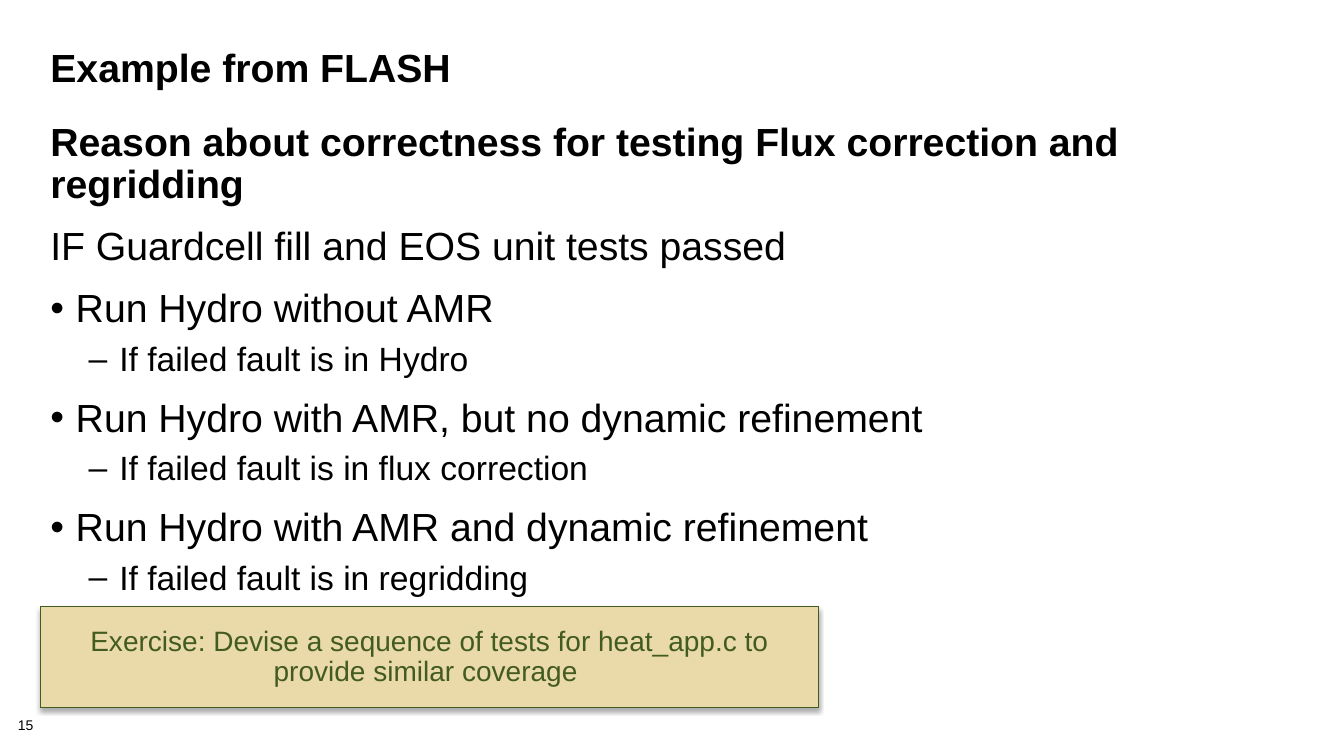
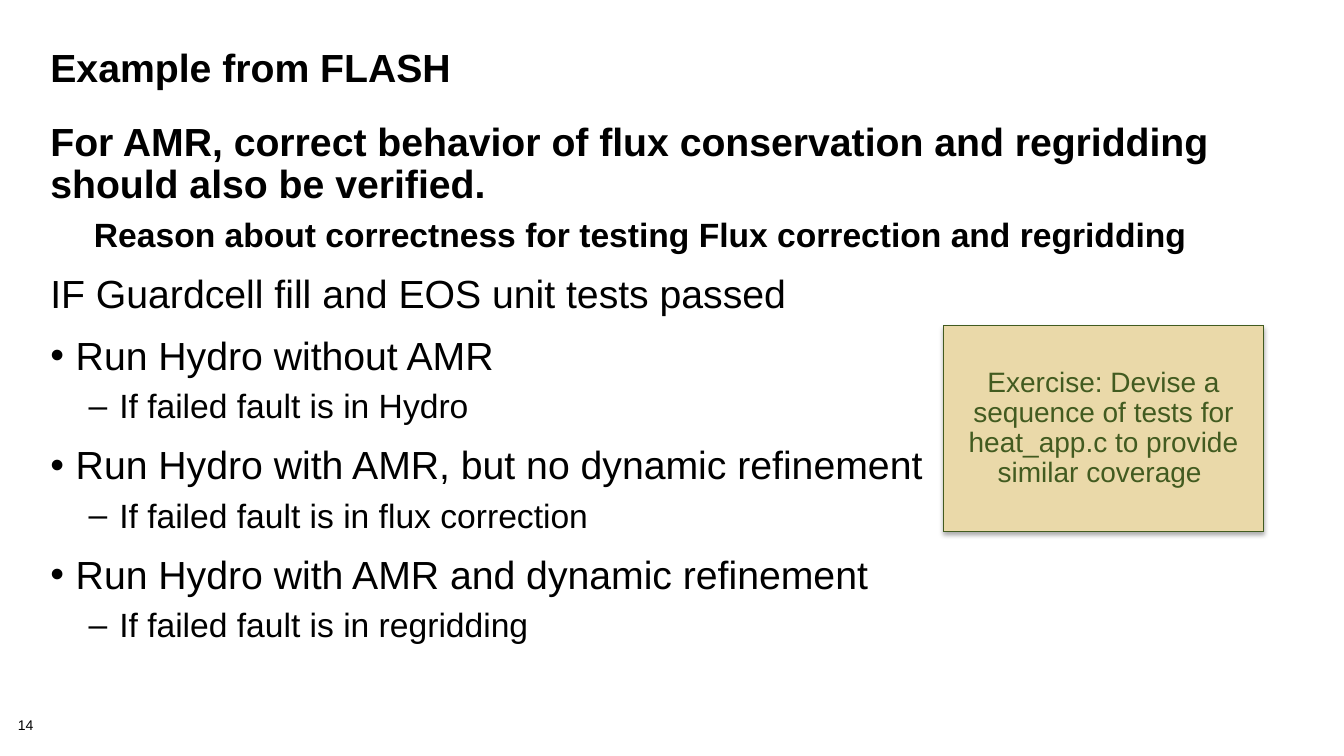
Before and after one commit to betterscientificsoftware/bssw-tutorial, a slide deck: slide 14 of presentations/05-testing.pptx (slide 15 before the commit). Drawn at 1344x756 pixels with LibreOffice and Linux fonts; fonts in the diff are those of the drawing; background and template pictures are left out. Boxes give left, top, right and bottom in pixels: in the first picture for what was removed or moved away, otherwise in the second. Text is boxed around its words. In the diff, an @@ line names an element or a change of style, - is before the commit and + after.

```diff
--- a/presentations/05-testing.pptx
+++ b/presentations/05-testing.pptx
@@ text at <box>50,127,1209,199</box>: paragraph added @@
+For AMR, correct behavior of flux conservation and regridding should also be verified.
@@ text at <box>94,222,1186,254</box>: size 28 to 24 pt in "Reason about correctness for testing Flux correction ..."; list level 1 to 2 in "Reason about correctness for testing ..." @@
@@ rectangle "Exercise: Devise a sequence of ...": place and size @@
-rectangle "Exercise: Devise a sequence of ..." at <box>40,607,819,708</box>
+rectangle "Exercise: Devise a sequence of ..." at <box>944,326,1263,531</box>
@@ page number at <box>18,720,34,730</box>: text changed @@
-15
+14
```
Also in this commit, not shown: 14 other slides changed, 5 slides removed, 2 other files.
